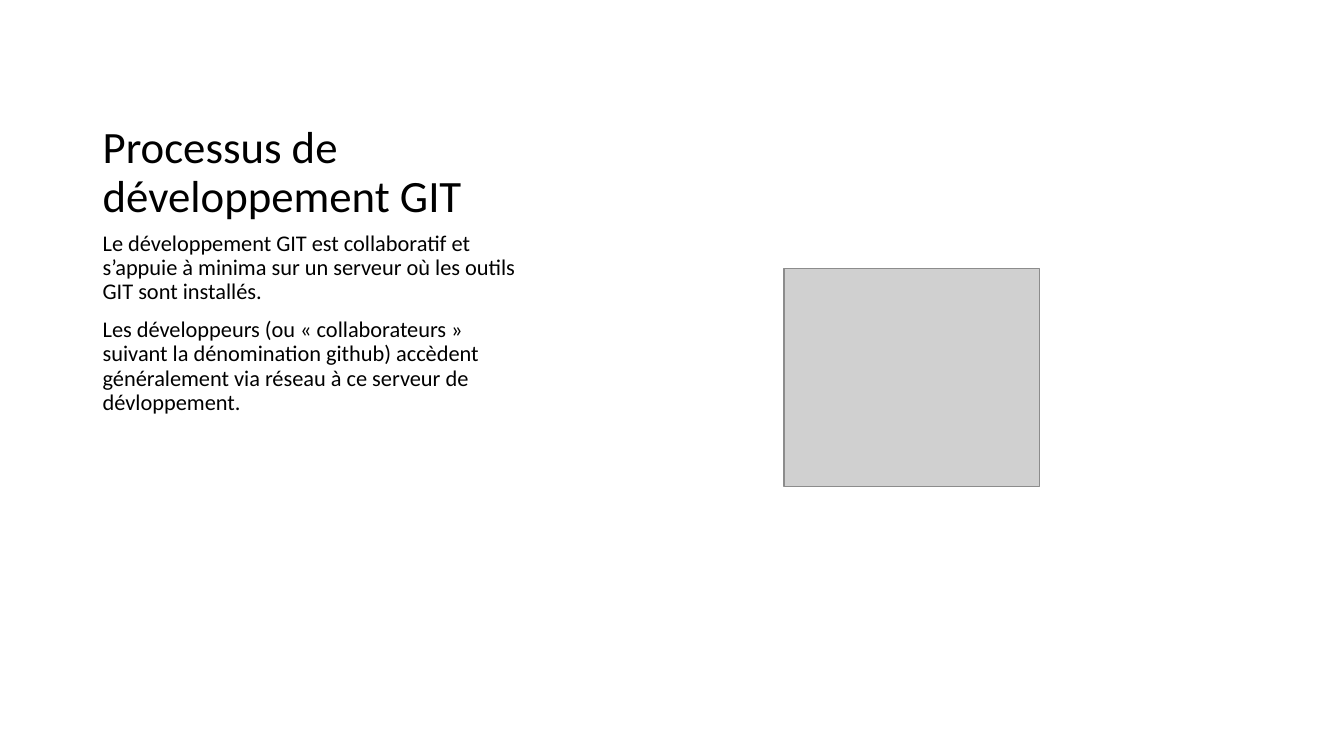
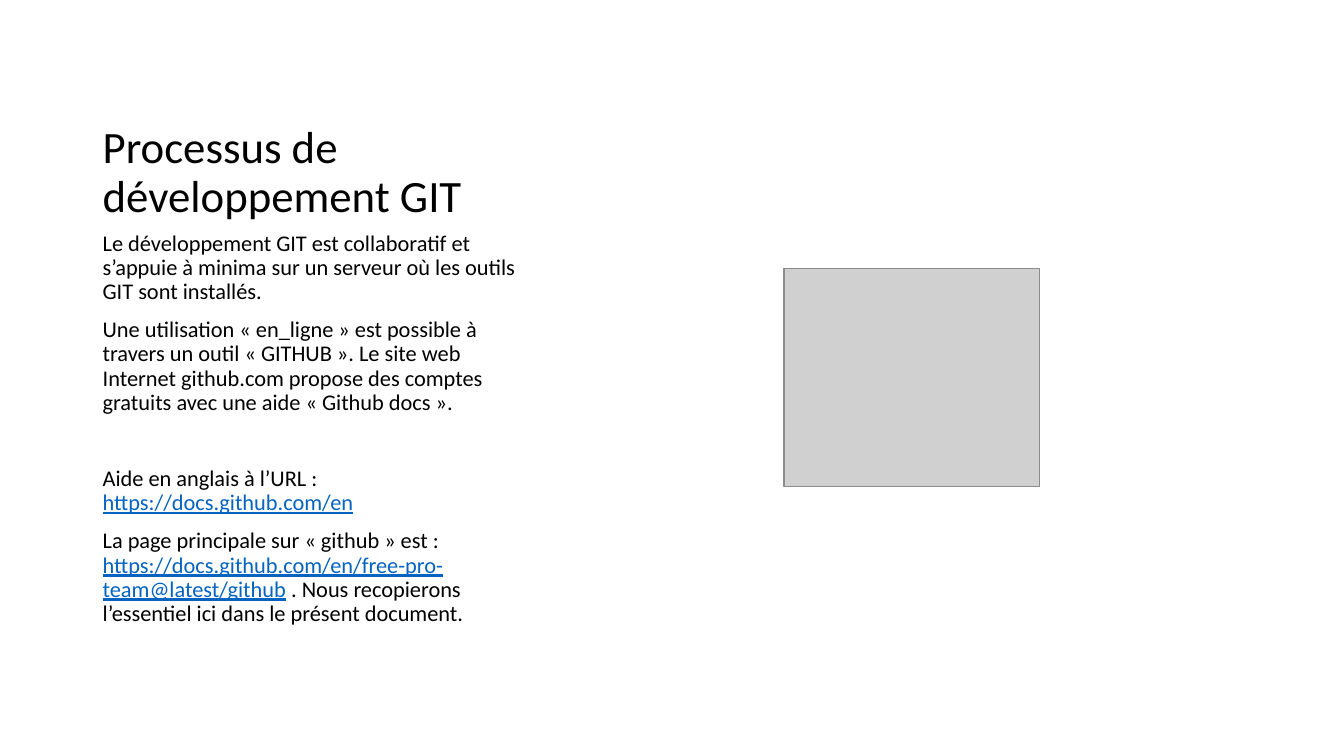
Before and after one commit to dominiquelaurain/fastecdsa, a slide deck: slide 3 of docs/Autoformation_Git.pptx. Drawn at 1344x756 pixels with LibreOffice and Linux fonts; fonts in the diff are those of the drawing; grey boxes stand for pictures. Boxes give left, top, right and bottom in pixels: in the first picture for what was removed or moved away, otherwise in the second. Text is boxed around its words. In the diff, an @@ line names an element or a change of style, - is before the commit and + after.

```diff
--- a/docs/Autoformation_Git.pptx
+++ b/docs/Autoformation_Git.pptx
@@ text at <box>103,321,483,625</box>: text changed @@
-Les développeurs (ou « collaborateurs » suivant la dénomination github) accèdent généralement via réseau à ce serveur de dévloppement.
+Une utilisation « en_ligne » est possible à travers un outil « GITHUB ». Le site web Internet github.com propose des comptes gratuits avec une aide « Github docs ».
+Aide en anglais à l’URL : https://docs.github.com/en
+La page principale sur « github » est : https://docs.github.com/en/free-pro-team@latest/github . Nous recopierons l’essentiel ici dans le présent document.
```
Also in this commit, not shown: 3 other slides changed, 8 slides added.
